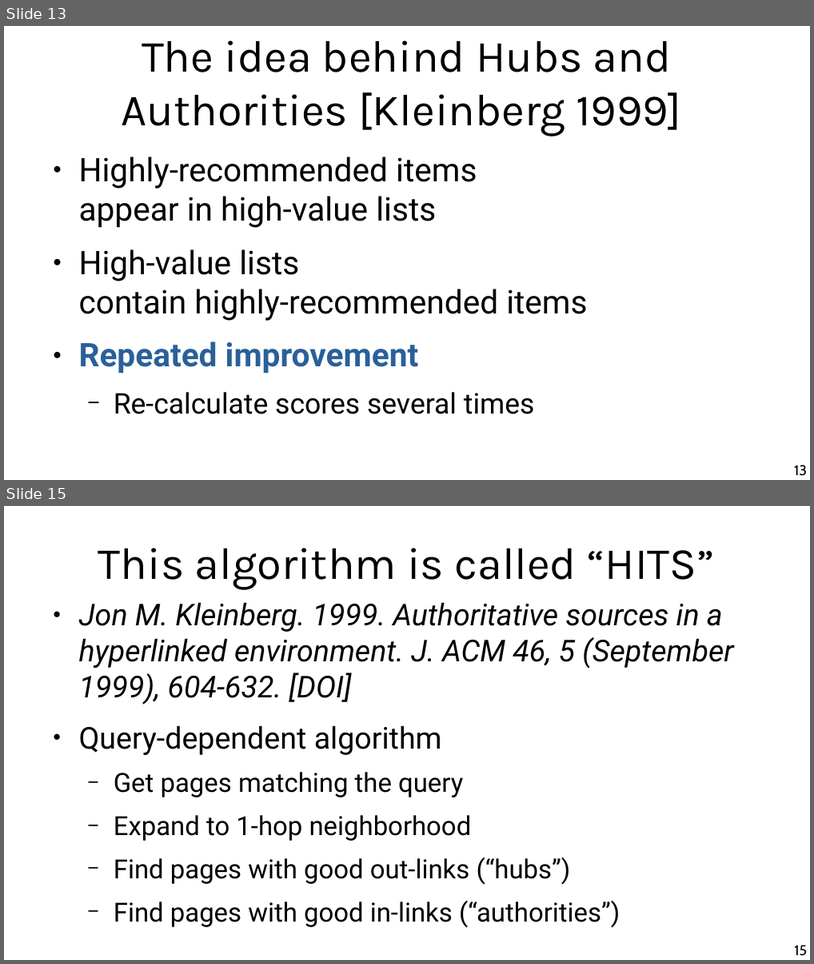
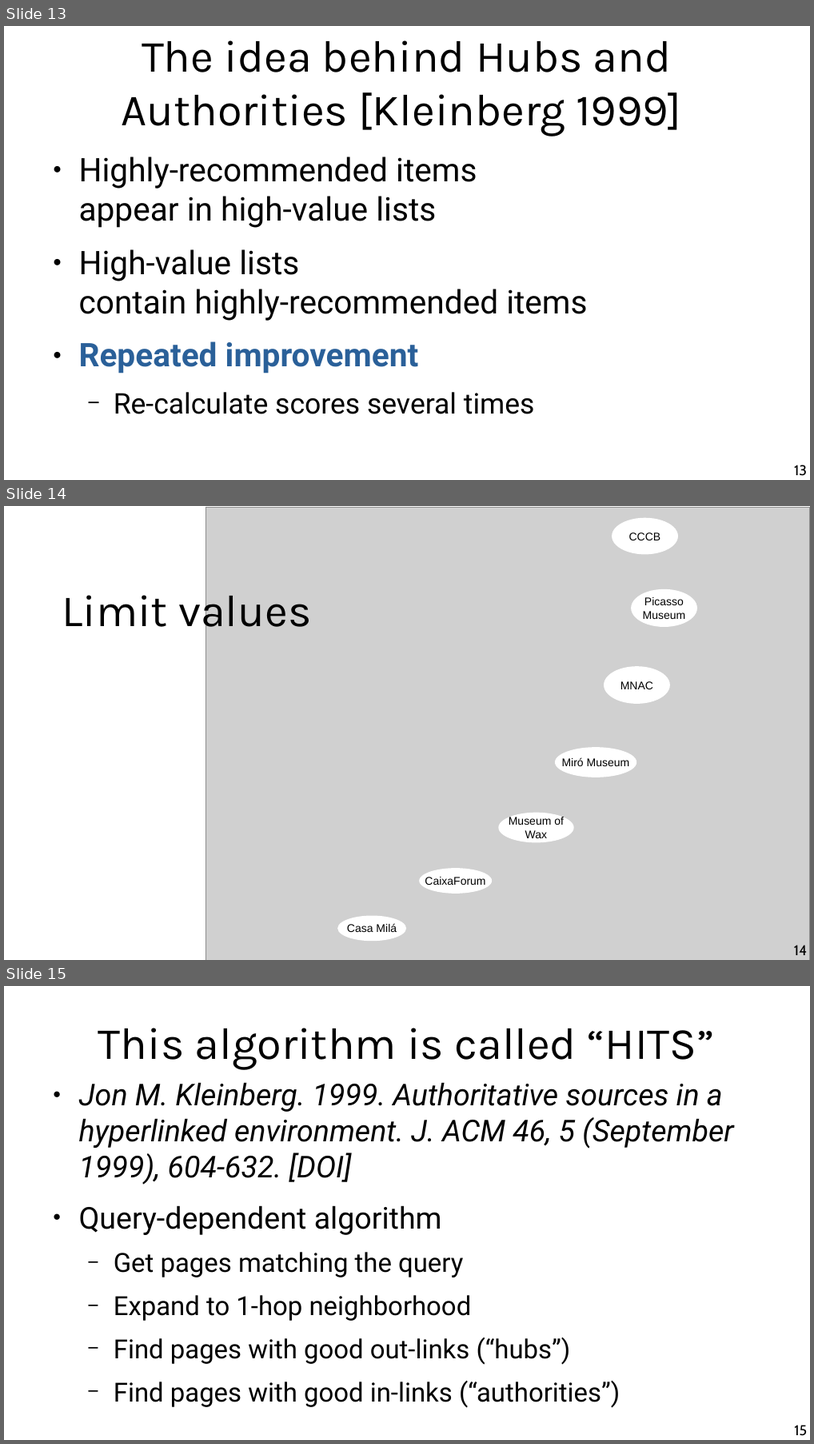
Before and after one commit to chatox/networks-science-course, a slide deck: theory/odp/tt08-hubs_authorities.odp. Shown one above the other, each under a label of ours: slides 13 and 15 before the commit, slides 13, 14 and 15 after it; the slides between them are not shown. The pictures are 814x964 and 814x1444 pixels, drawn with LibreOffice and Linux fonts; fonts in the diff are those of the drawing; grey boxes stand for pictures. Boxes give left, top, right and bottom in pixels: in the first picture for what was removed or moved away, otherwise in the second. Text is boxed around its words. In the diff, an @@ line names an element or a change of style, - is before the commit and + after.

```diff
--- a/theory/odp/tt08-hubs_authorities.odp
+++ b/theory/odp/tt08-hubs_authorities.odp
@@ slide 14 added at <box>4,506,810,960</box>, background #FFFFFF @@
@@ picture added at <box>206,507,810,960</box> @@
@@ ellipse added at <box>612,518,678,554</box>, fill #FFFFFF, 11 pt, text #000000 @@
+CCCB
@@ title added at <box>62,586,311,637</box>, 44 pt, text #000000 @@
+Limit values
@@ ellipse added at <box>631,589,698,628</box>, fill #FFFFFF, 11 pt, text #000000 @@
+Picasso
+Museum
@@ ellipse added at <box>604,666,670,704</box>, fill #FFFFFF, 11 pt, text #000000 @@
+MNAC
@@ ellipse added at <box>555,747,637,776</box>, fill #FFFFFF, 11 pt, text #000000 @@
+Miró Museum
@@ ellipse added at <box>498,812,574,842</box>, fill #FFFFFF, 11 pt, text #000000 @@
+Museum of
+Wax
@@ ellipse added at <box>420,868,492,893</box>, fill #FFFFFF, 11 pt, text #000000 @@
+CaixaForum
@@ ellipse added at <box>338,915,406,940</box>, fill #FFFFFF, 11 pt, text #000000 @@
+Casa Milá
@@ page number added at <box>794,944,807,955</box>, 14 pt, text #000000 @@
+14
```
Also in this commit, not shown: 19 slides changed, 2 other slides added, 3 slides removed, 3 other files.
